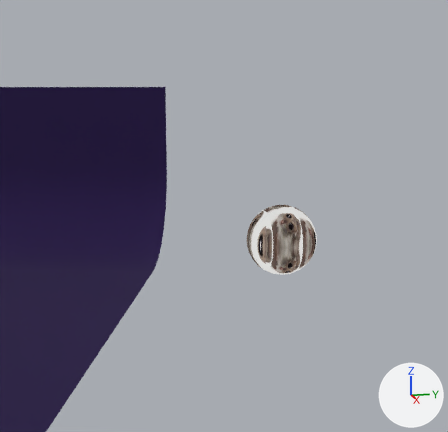
Renders of the Blender file BlenderProjects/melon.blend from each side of a commit.
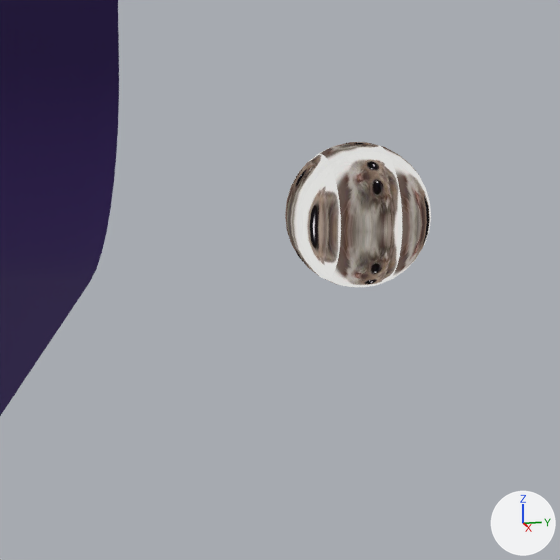
Each version appears first from a 50 mm lens placed at (13.94, -7.07, 7.21), pointed at (-7.02, -2.31, 3.17), and next in a close-up on the part from 24% to 85% of the width and 32% to 94% of the height. Every picture has the same lights, and +X, +Y and +Z are marked at lower right.
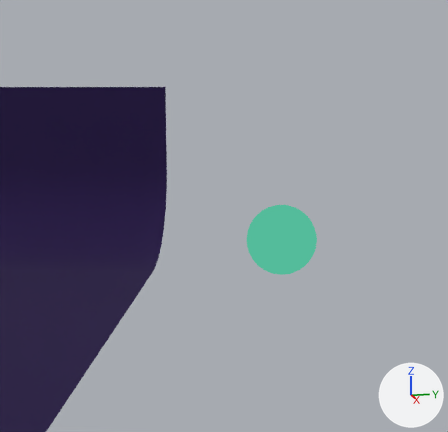
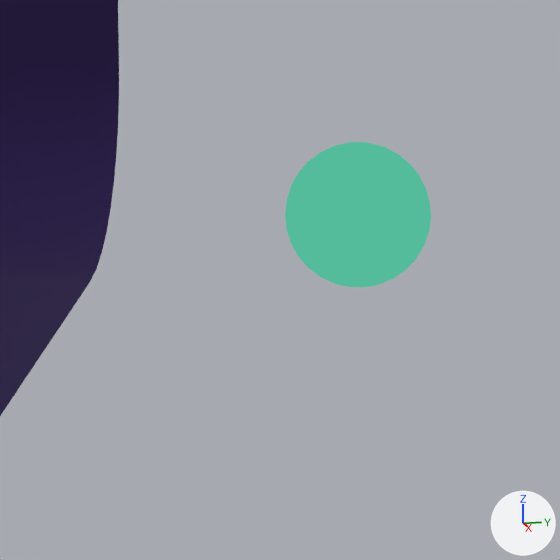
Edits to the bpy script that builds the scene:
```text
Add mat_material:
    mat_material = bpy.data.materials.new('Material')
    mat_material.use_nodes = True; mat_material.node_tree.nodes.clear()
    _N = mat_material.node_tree.nodes; _L = mat_material.node_tree.links
    n0 = _N.new('ShaderNodeOutputMaterial'); n0.name = 'Material Output'
    n1 = _N.new('ShaderNodeRGB'); n1.name = 'RGB.002'
    n1.outputs[0].default_value = (0.0894, 0.5, 0.326, 1.0)  # 'Color', green #54bc9b
    _L.new(n1.outputs[0], n0.inputs[0])  # 'Color' to 'Surface'
Change me_sphere:
    where me_sphere.from_pydata(...)  # 482 vertices, 512 faces; spans x -7.65..-5.2, y -1.6..0.85, z 1.12..3.58
    remove me_sphere.materials.append(mat_foto)
    add me_sphere.materials.append(mat_material)
```

What differs and where, as boxes (x1, y1, x2, y2) in the close-ups (560 x 560 px):
'Sphere', recoloured: (285, 142, 431, 287) in both
